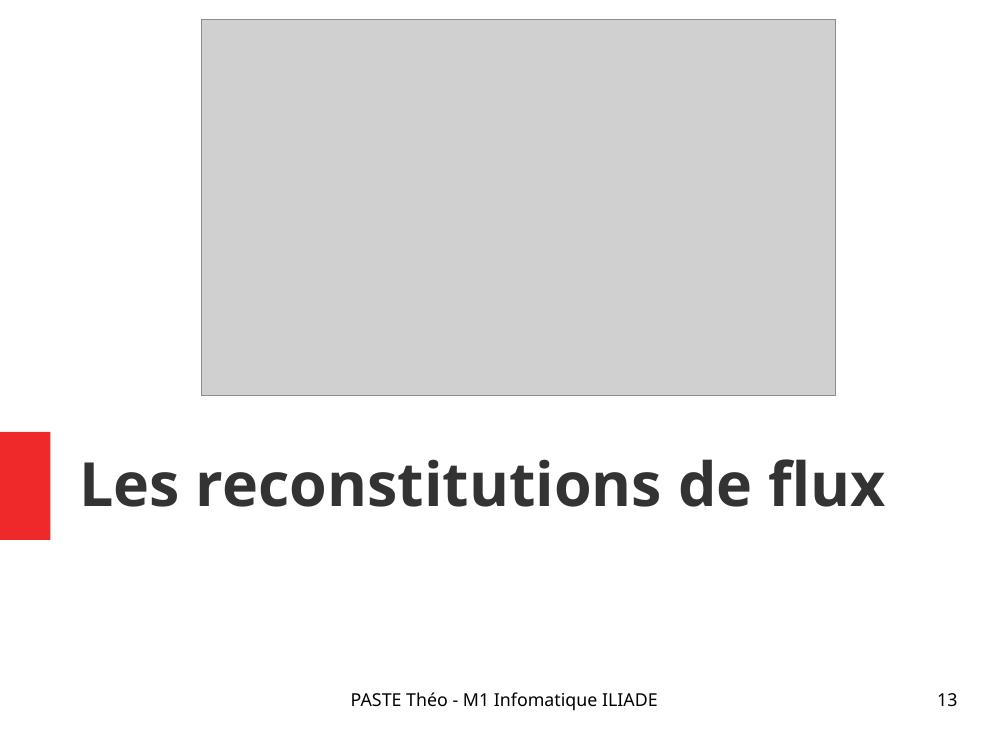
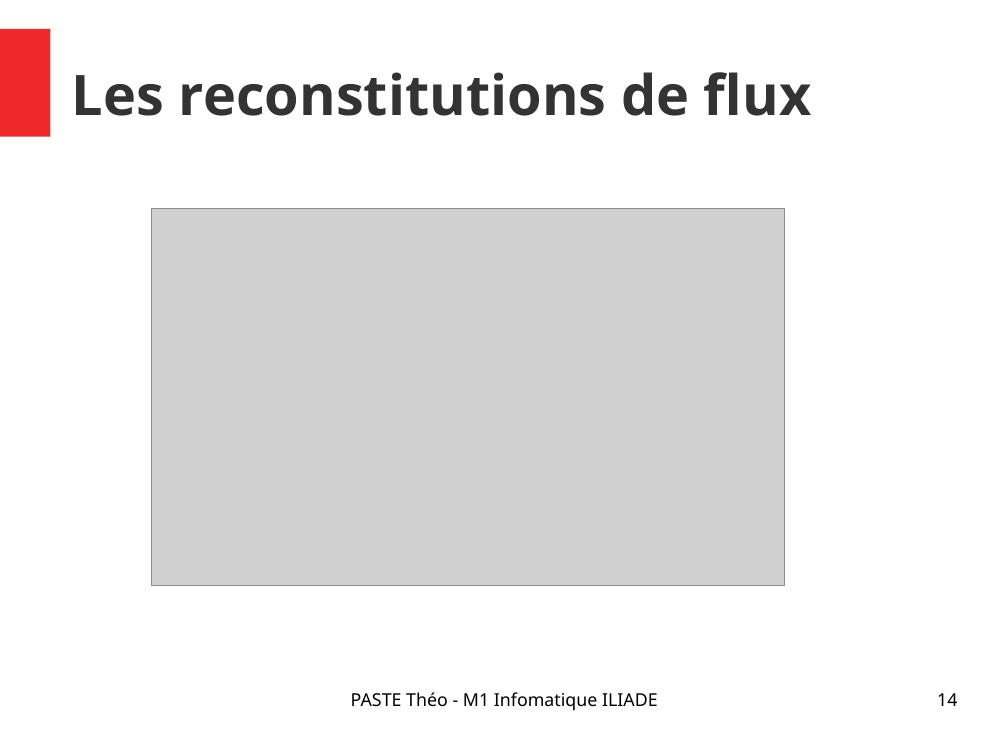
Before and after one commit to Narrateur/Rapport_de_Stage_M1, a slide deck: slide 14 of .gitbook/assets/Presentation_PASTE_Theo.odp (slide 13 before the commit). Drawn at 1008x756 pixels with LibreOffice and Linux fonts; fonts in the diff are those of the drawing; grey boxes stand for pictures. Boxes give left, top, right and bottom in pixels: in the first picture for what was removed or moved away, otherwise in the second. Text is boxed around its words. In the diff, an @@ line names an element or a change of style, - is before the commit and + after.

```diff
--- a/.gitbook/assets/Presentation_PASTE_Theo.odp
+++ b/.gitbook/assets/Presentation_PASTE_Theo.odp
@@ rectangle: place and size @@
-rectangle at bbox=[0, 432, 50, 540]
+rectangle at bbox=[0, 28, 50, 136]
@@ title "Les reconstitutions de flux": place and size @@
-title "Les reconstitutions de flux" at bbox=[79, 459, 885, 507]
+title "Les reconstitutions de flux" at bbox=[72, 72, 812, 116]
@@ title "Les reconstitutions de flux" at bbox=[72, 72, 812, 116]: size 48 to 44 pt @@
@@ picture: place and size @@
-picture at bbox=[201, 20, 835, 396]
+picture at bbox=[151, 209, 785, 584]
@@ page number at bbox=[937, 693, 957, 706]: text changed @@
-13
+14
```
Also in this commit, not shown: 12 other slides changed, 1 slide added, 2 other files.
